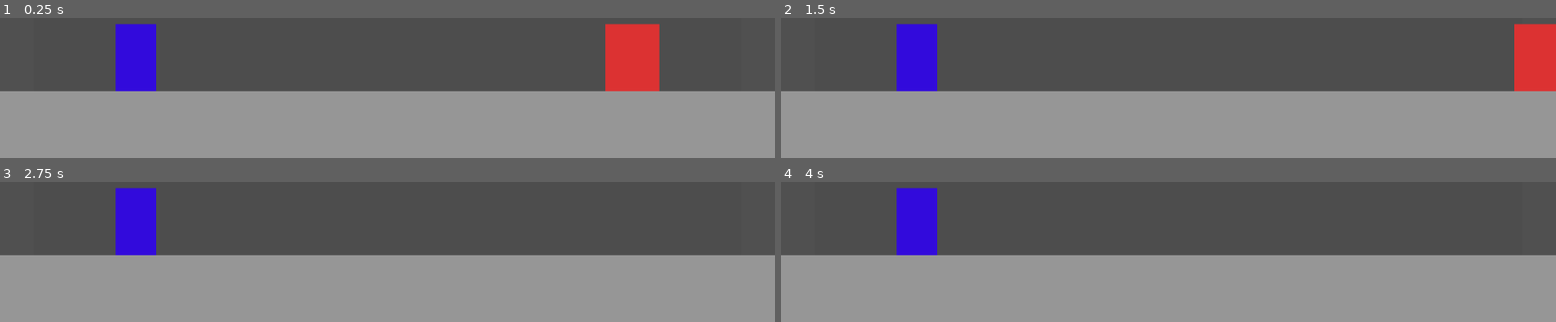
Above: before the commit, frames 1-4 (two rows, left to right).
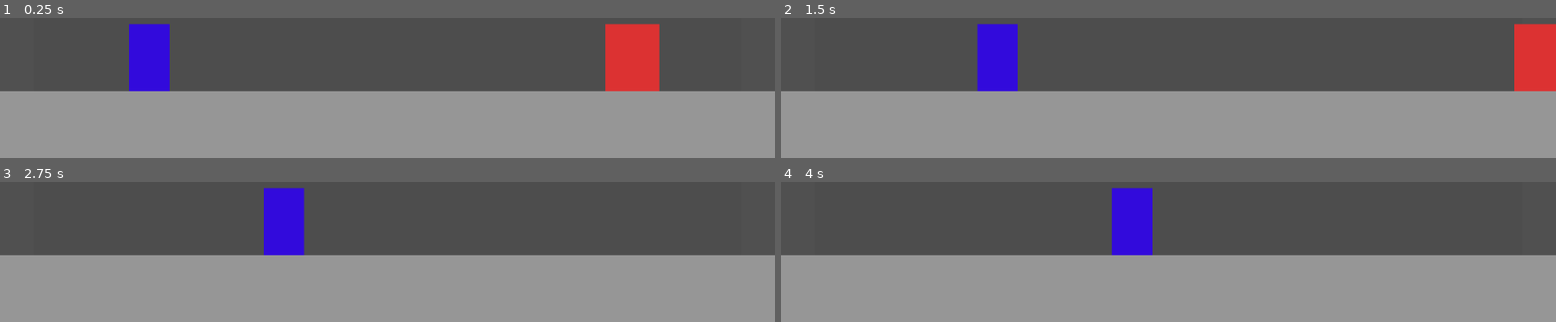
Above: after the commit, the same moments.

Repository: Mausinator08/project-anti-hero
Game: Godot game, scene res://scenes/main.tscn
Same seed, same stepped clock (60 frames per second), same inputs: the game is played once before the commit and once after it.
Inputs:
- Up to frame 1 (0.25 s): no input
- Up to frame 2 (1.5 s): hold D (move_right) from 0.53 s (still down); tap J (boss_light_attack) at 0.6, 1.35 s
- Up to frame 3 (2.75 s): release D (move_right) at 2.03 s; hold A (move_left) from 2.03 s (still down); tap J (boss_light_attack) at 2.1 s
- Up to frame 4 (4 s): release A (move_left) at 2.78 s; hold D (move_right) from 2.78 s (still down); tap J (boss_light_attack) at 2.85, 3.6 s

The runs differ from the first frame. In frame 1, 1.7% of the frame differs, in the area x 14-22%, y 4-53%; in frame 2, 5.1%, in the area x 14-31%, y 4-53%; in frame 3, 5.1%; in frame 4, 5.1%.

Commit message:
Phase 6 basic hero AI movement

Diff:
--- a/scripts/GameManager.gd
+++ b/scripts/GameManager.gd
@@ -1,19 +1,16 @@
 extends Node
 
-# Tracks how many times the Hero has been defeated
 var attempt_count: int = 0
 
-# Get a reference to the Hero node
-# GameManager and Hero are both children of Main, so we go up (..) then back down
+# Hero is a sibling of GameManager under Main
 @onready var hero = $"../Hero"
 
 func _ready() -> void:
-	# Listen for the Hero's defeated signal
+	# Subscribe to Hero's defeated signal
 	hero.defeated.connect(_on_hero_defeated)
-	print("GameManager ready. Hero begins attempt #1.")
+	print("GameManager ready. Attempt #1 | Speed: 80 | Max Health: 100")
 
 func _on_hero_defeated() -> void:
-	# This runs every time Hero emits the defeated signal
 	attempt_count += 1
 	print("Attempt #", attempt_count, " ended. Respawning in 1 second...")
 	respawn_hero()
@@ -22,9 +19,10 @@
 	# Wait 1 second before bringing the Hero back
 	await get_tree().create_timer(1.0).timeout
 
-	# Base max health is 100, gains 10 for each completed attempt
+	# Calculate scaled stats for this attempt
 	var new_max_health: int = 100 + (attempt_count * 10)
+	var new_move_speed: int = 80 + (attempt_count * 5)
 
-	# Tell the Hero to reset itself with the new max health
-	hero.respawn(new_max_health)
-	print("Hero begins attempt #", attempt_count + 1, " with ", new_max_health, " max health.")
+	# Pass both values into Hero's respawn function
+	hero.respawn(new_max_health, new_move_speed)
+	print("Attempt #", attempt_count + 1, " | Speed: ", new_move_speed, " | Max Health: ", new_max_health)
--- a/scripts/Hero.gd
+++ b/scripts/Hero.gd
@@ -1,34 +1,51 @@
 extends CharacterBody2D
 
-# This signal is emitted when Hero's health reaches 0
-# GameManager listens for this
+# Emitted when Hero's health reaches 0 — GameManager listens for this
 signal defeated
 
 const GRAVITY = 980.0
 
-# The position Hero returns to after every defeat
+# Hero returns here after every defeat
 const SPAWN_POSITION = Vector2(172, 448)
 
 var max_health: int = 100
 var health: int = max_health
+var is_dead: bool = false
 
-# When true, Hero ignores gravity, movement, and damage
-# This prevents anything from happening during the respawn delay
-var is_dead: bool = false
+# AI movement values — GameManager updates these on each respawn
+var move_speed: int = 80
+var stop_distance: float = 85.0
+
+# Reference to the Boss node — found automatically when the scene loads
+# Boss is a sibling of Hero under Main, so the path goes up (..) then to Boss
+@onready var boss = $"../Boss"
 
 func _physics_process(delta: float) -> void:
 	# Do nothing while dead — wait for GameManager to call respawn()
 	if is_dead:
 		return
 
-	# Apply gravity when not standing on something
+	# Apply gravity when not standing on the floor
 	if not is_on_floor():
 		velocity.y += GRAVITY * delta
+
+	# --- AI Movement ---
+	# How far away is the Boss (left edge to left edge)?
+	var distance_to_boss: float = abs(boss.position.x - position.x)
+
+	if distance_to_boss > stop_distance:
+		# Walk toward the Boss
+		# sign() returns -1 if Boss is to the left, +1 if Boss is to the right
+		var direction: float = sign(boss.position.x - position.x)
+		velocity.x = direction * move_speed
+	else:
+		# Close enough — stop and stand still
+		velocity.x = 0
 
 	move_and_slide()
 
 func take_damage(amount: int) -> void:
-	# Ignore any damage that arrives while Hero is already dead
+	# Ignore damage while already dead
 	if is_dead:
 		return
 
@@ -43,20 +60,17 @@
 	is_dead = true
 	velocity = Vector2.ZERO
 	print("The Hero has been defeated!")
-
-	# Broadcast the defeated signal — GameManager will hear this
 	defeated.emit()
 
-func respawn(new_max_health: int) -> void:
-	# Update max health and refill it
+# Called by GameManager after the respawn delay
+# Receives updated max health and move speed for this new attempt
+func respawn(new_max_health: int, new_move_speed: int) -> void:
 	max_health = new_max_health
 	health = max_health
+	move_speed = new_move_speed
 
-	# Move Hero back to its starting position
 	position = SPAWN_POSITION
 	velocity = Vector2.ZERO
-
-	# Re-enable physics and damage
 	is_dead = false
 
-	print("Hero respawned! Health: ", health, " / ", max_health)
+	print("Hero respawned! Health: ", health, " / ", max_health, " | Speed: ", move_speed)
